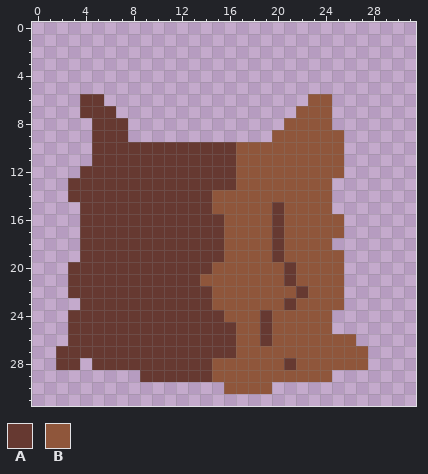
Pixel-art file, stored at unorganisedAssets/Sprite-0009.aseprite. Above, as it was before the edit.
32x32 pixels, 1 frame.
Palette (. is transparent): A #663931  B #8f563b
Now the later version:
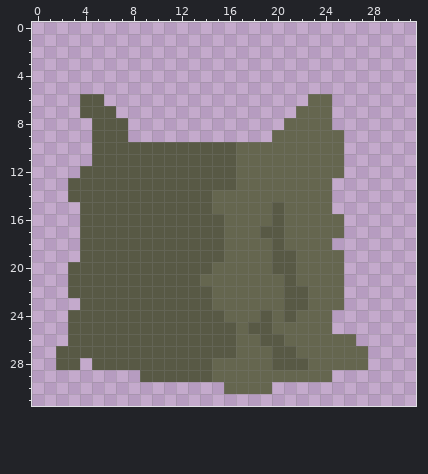
Difference:
colour A: #663931 -> #585945
colour B: #8f563b -> #65664f
y 17: x 19 B -> A
y 19: x 21 B -> A
y 20: x 20 B -> A
y 22: x 21 B -> A
y 23: x 22 B -> A
y 24: x 21 B -> A
y 25: x 18 B -> A
y 26: x 20 B -> A
y 27: x 20..21 BB -> AA
y 28: x 20 B -> A; x 22 B -> A
